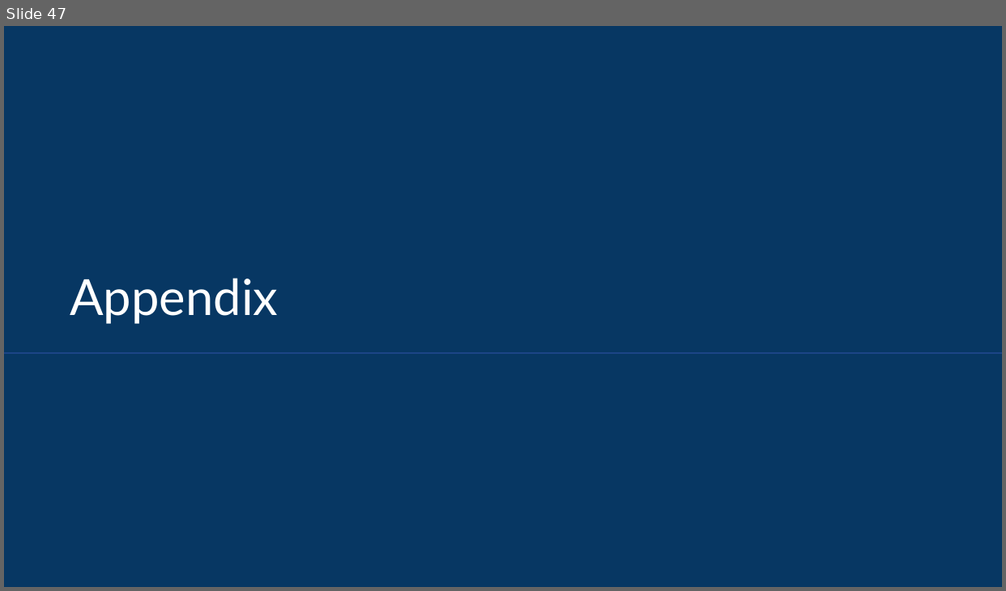
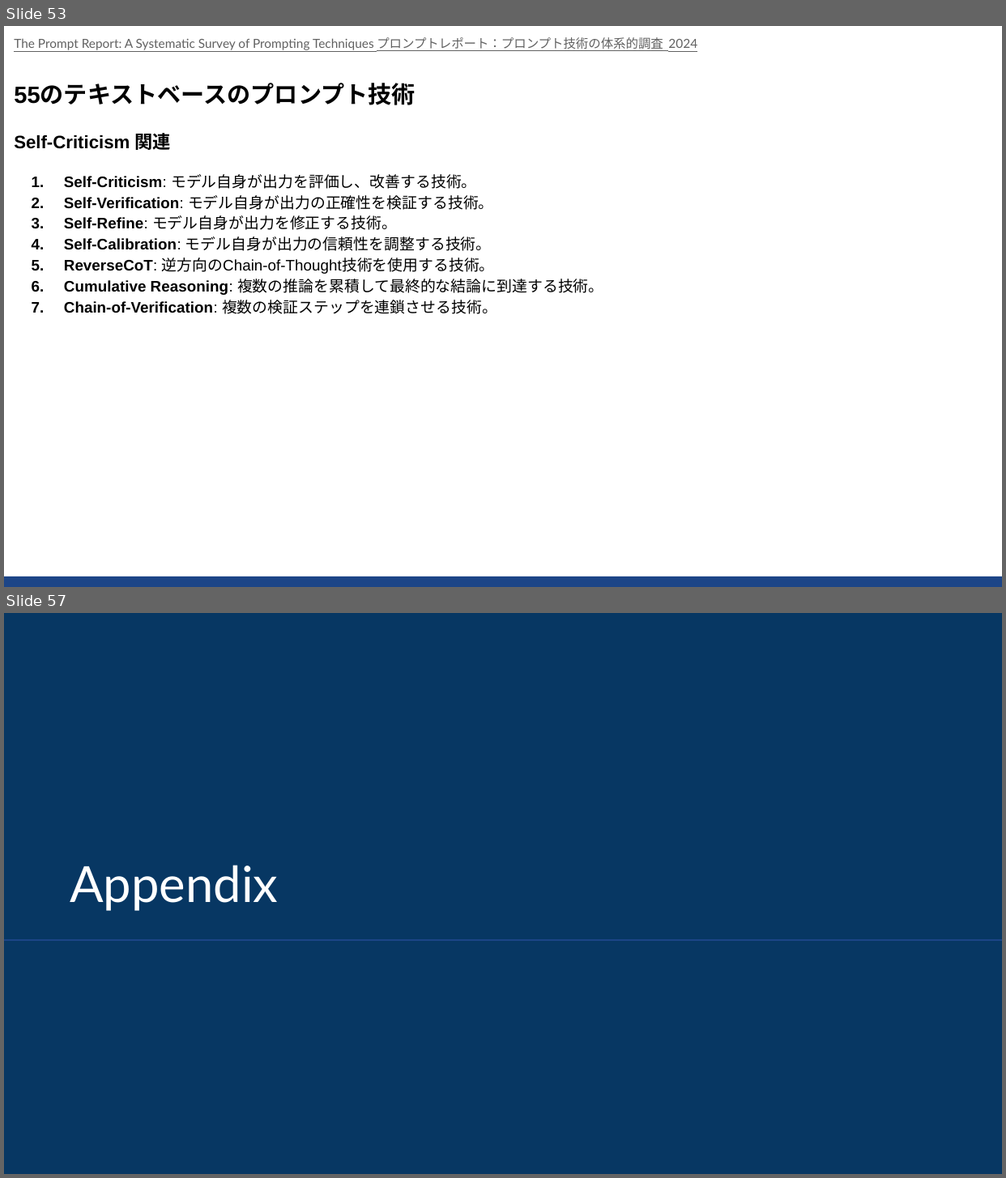
Before and after one commit to sekihan02/code_sundbox, a slide deck: 2024_LLM論文要約_6.pptx. Shown one above the other, each under a label of ours: slide 47 before the commit, slides 53 and 57 after it; the slides between them are not shown. The pictures are 1006x591 and 1006x1178 pixels, drawn with LibreOffice and Linux fonts; fonts in the diff are those of the drawing. Boxes give left, top, right and bottom in pixels: in the first picture for what was removed or moved away, otherwise in the second. Text is boxed around its words. In the diff, an @@ line names an element or a change of style, - is before the commit and + after.

```diff
--- a/2024_LLM論文要約_6.pptx
+++ b/2024_LLM論文要約_6.pptx
@@ slide 53 added at (4,26,1002,587), background #FFFFFF @@
@@ text added at (14,37,697,314), 11 pt, text #000000 @@
+The Prompt Report: A Systematic Survey of Prompting Techniques プロンプトレポート：プロンプト技術の体系的調査 2024
+55のテキストベースのプロンプト技術
+Self-Criticism 関連
+1. Self-Criticism: モデル自身が出力を評価し、改善する技術。
+2. Self-Verification: モデル自身が出力の正確性を検証する技術。
+3. Self-Refine: モデル自身が出力を修正する技術。
+4. Self-Calibration: モデル自身が出力の信頼性を調整する技術。
+5. ReverseCoT: 逆方向のChain-of-Thought技術を使用する技術。
+6. Cumulative Reasoning: 複数の推論を累積して最終的な結論に到達する技術。
+7. Chain-of-Verification: 複数の検証ステップを連鎖させる技術。
@@ rectangle added at (4,577,1002,587), fill #1C4587 @@
@@ what was slide 47 is now slide 57 @@
```
Also in this commit, not shown: 9 other slides added, 1 other file.
